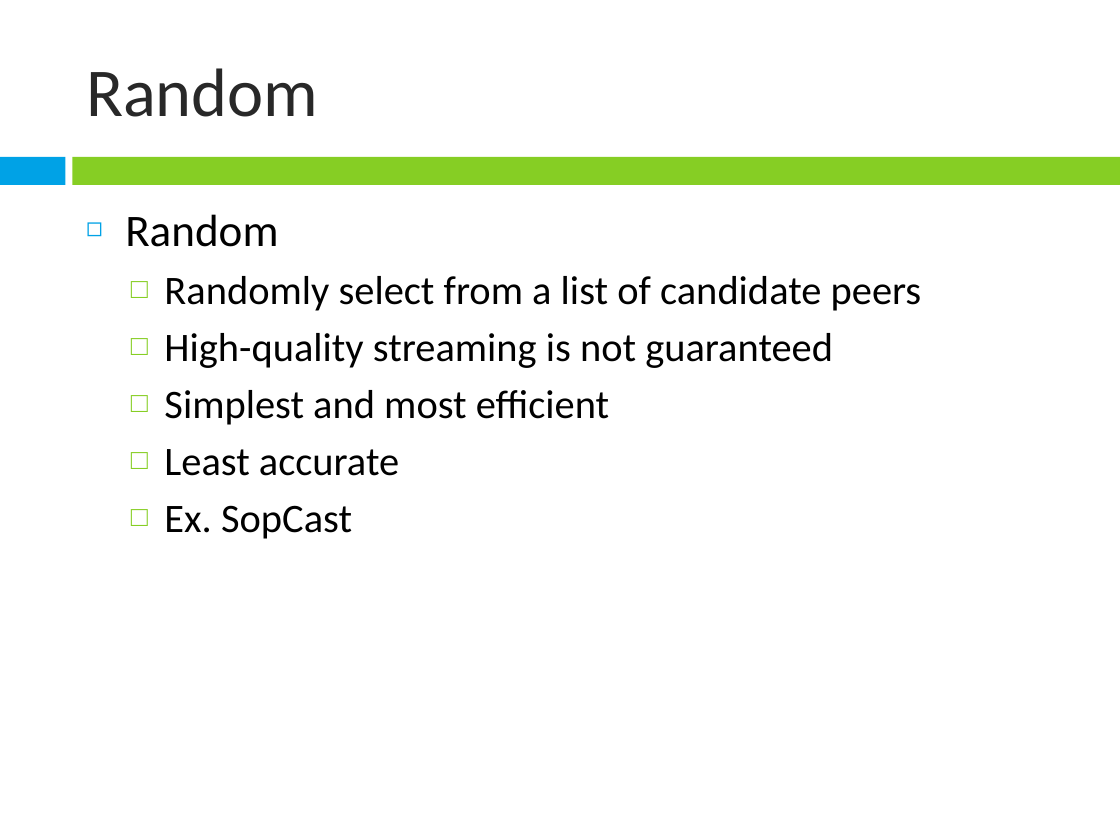
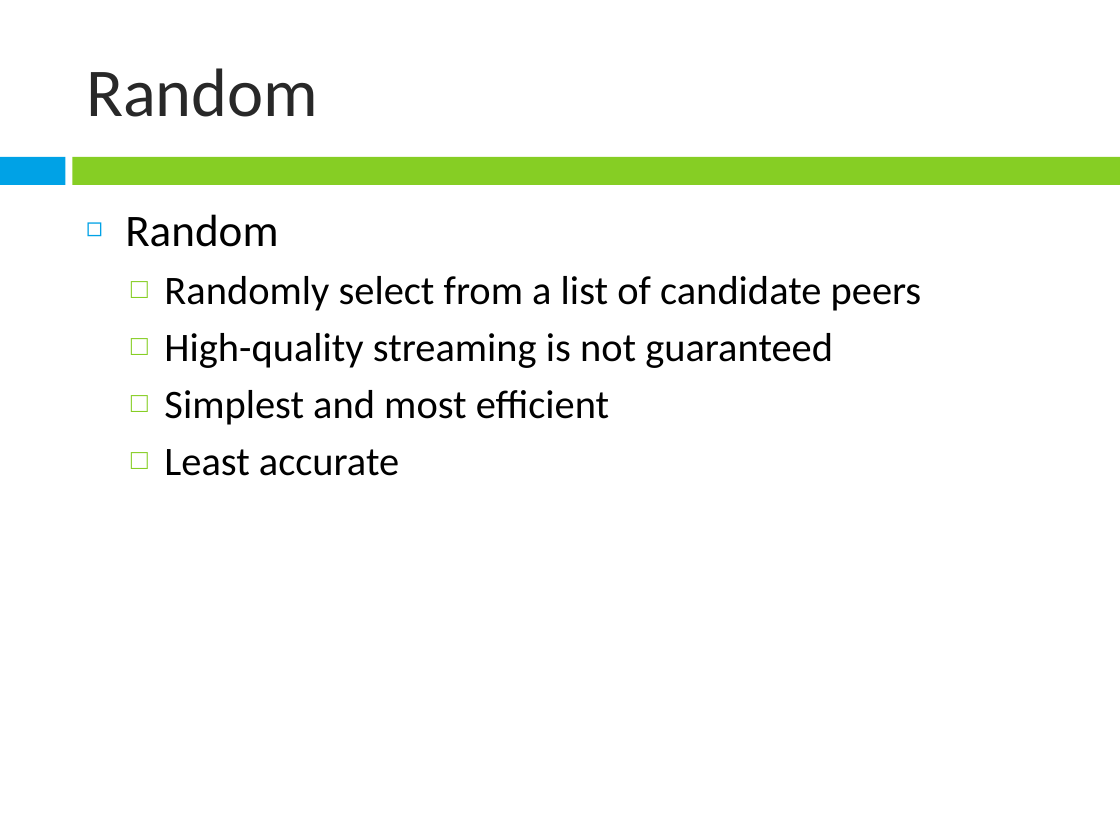
Before and after one commit to janeriongcol/ndsg-chupacabra, a slide deck: slide 25 of Presentations/Mock Presentation.pptx. Drawn at 1120x840 pixels with LibreOffice and Linux fonts; fonts in the diff are those of the drawing. Boxes give left, top, right and bottom in pixels: in the first picture for what was removed or moved away, otherwise in the second. Text is boxed around its words. In the diff, an @@ line names an element or a change of style, - is before the commit and + after.

```diff
--- a/Presentations/Mock Presentation.pptx
+++ b/Presentations/Mock Presentation.pptx
@@ text at (x1=164, y1=505, x2=352, y2=539): paragraph removed @@
-  □ Ex. SopCast
```
Also in this commit, not shown: 15 other slides changed, 3 slides added.
